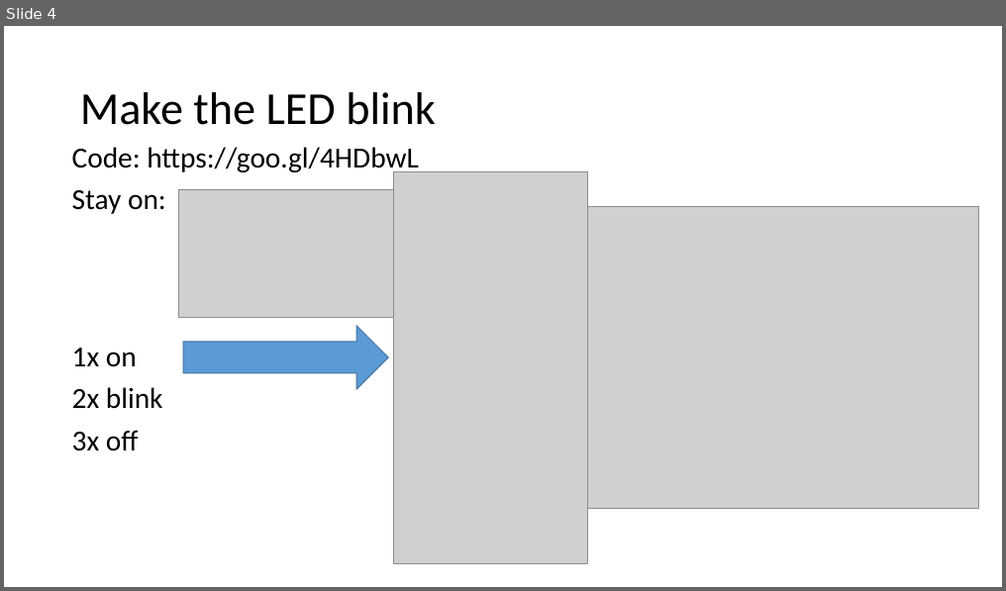
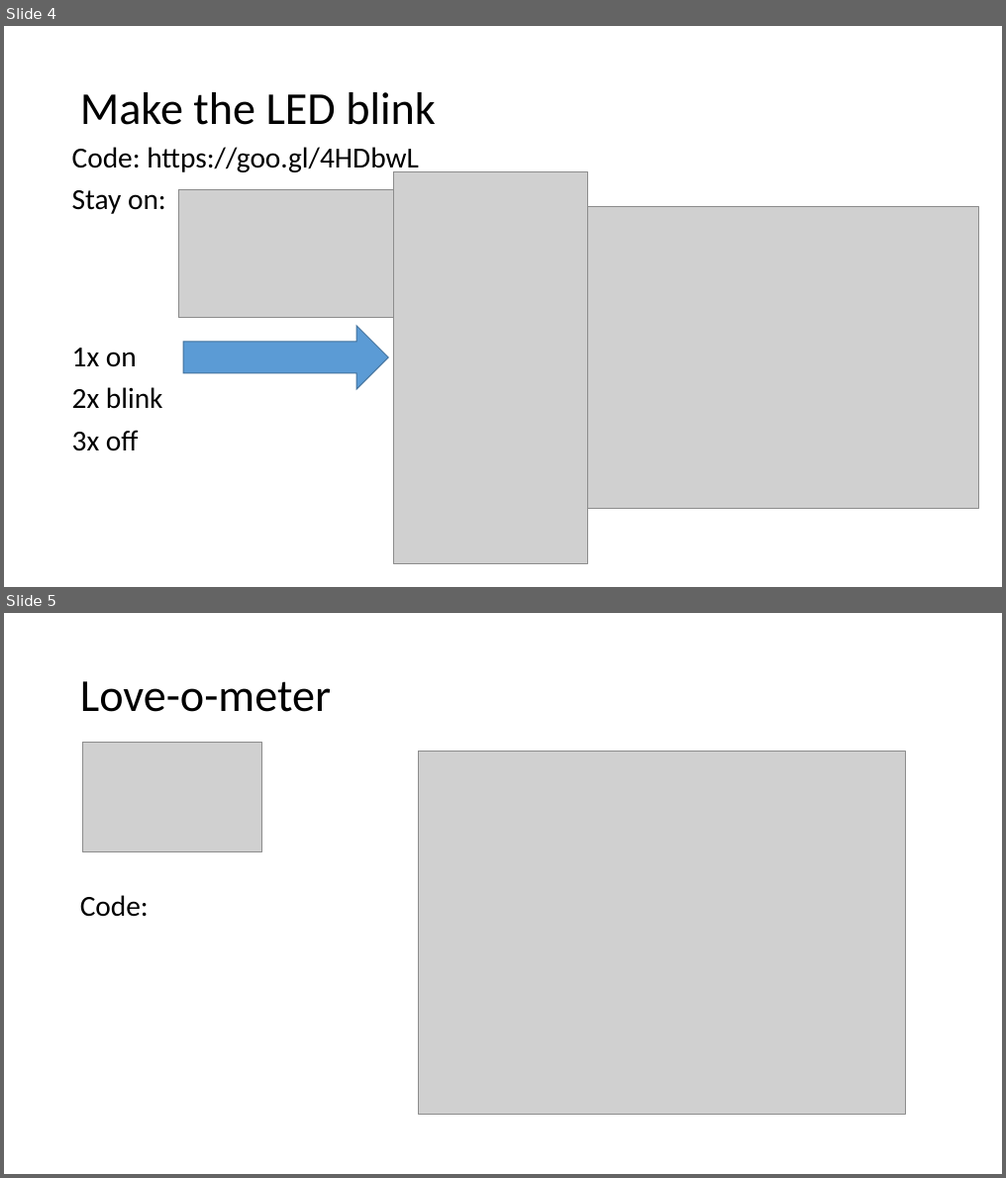
Before and after one commit to geobarteam/codingdojo, a slide deck: Arduino/CodingDojo.odp. Shown one above the other, each under a label of ours: slide 4 before the commit, slides 4 and 5 after it. The pictures are 1006x591 and 1006x1178 pixels, drawn with LibreOffice and Linux fonts; fonts in the diff are those of the drawing; grey boxes stand for pictures. Boxes give left, top, right and bottom in pixels: in the first picture for what was removed or moved away, otherwise in the second. Text is boxed around its words. In the diff, an @@ line names an element or a change of style, - is before the commit and + after.

Commit message:
added Love-moter-with-buzzer

```diff
--- a/Arduino/CodingDojo.odp
+++ b/Arduino/CodingDojo.odp
@@ slide 5 added at bbox=[4, 613, 1002, 1174], background #FFFFFF @@
@@ title added at bbox=[80, 681, 331, 712], 44 pt, text #000000 @@
+Love-o-meter
@@ picture added at bbox=[82, 742, 262, 853] @@
@@ picture added at bbox=[419, 752, 905, 1115] @@
@@ text added at bbox=[80, 895, 149, 917], 28 pt, text #000000 @@
+Code:
```
Also in this commit, not shown: 8 other files.
